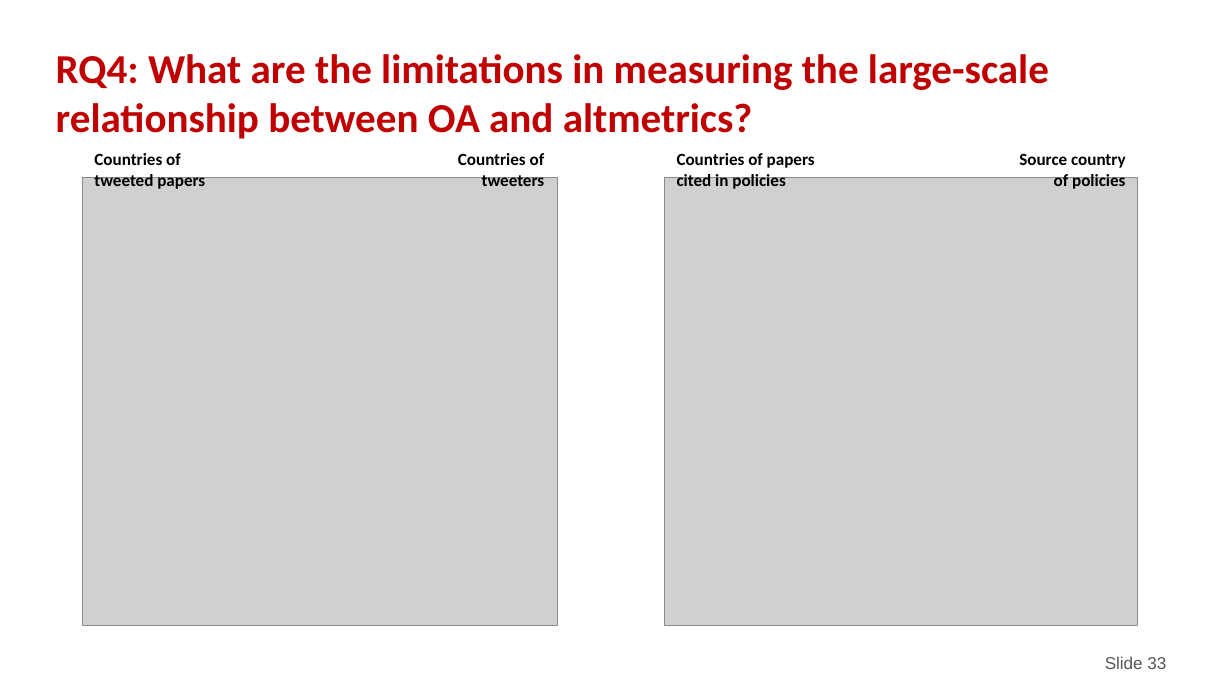
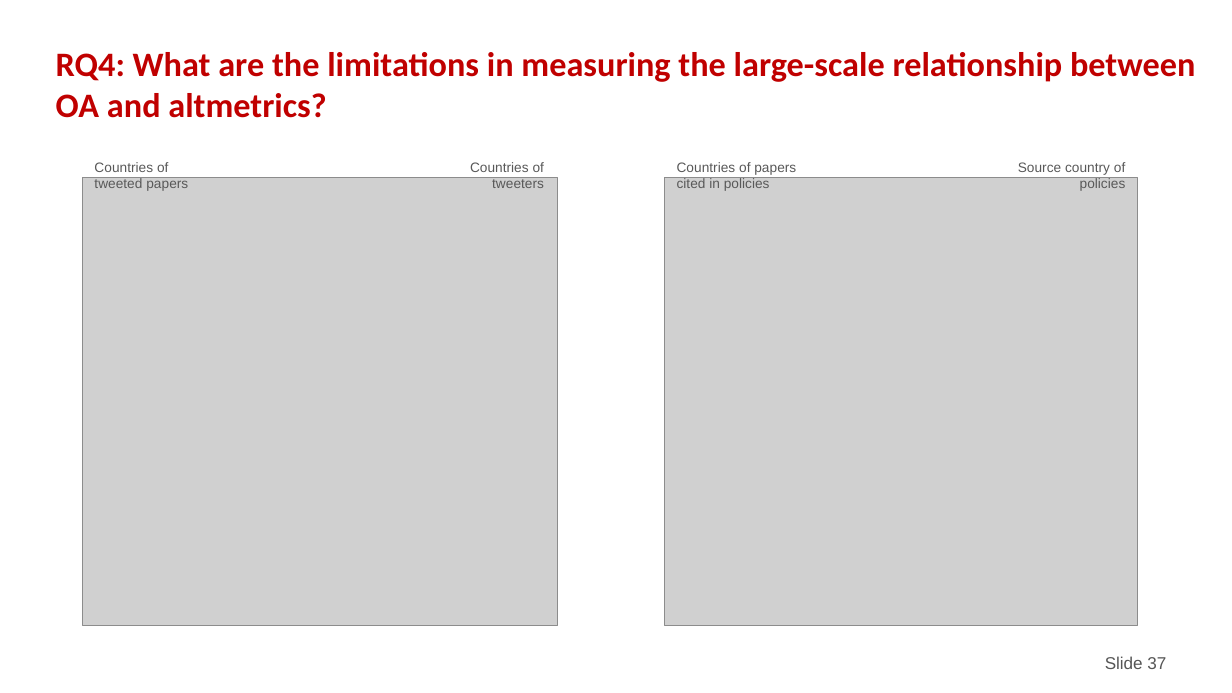
Before and after one commit to nicholasmfraser/oa_altmetrics_cwts, a slide deck: slide 37 of outputs/presentations/CWTS Seminar.pptx (slide 33 before the commit). Drawn at 1232x693 pixels with LibreOffice and Linux fonts; fonts in the diff are those of the drawing; grey boxes stand for pictures; background and template pictures are left out. Boxes give left, top, right and bottom in pixels: in the first picture for what was removed or moved away, otherwise in the second. Text is boxed around its words. In the diff, an @@ line names an element or a change of style, - is before the commit and + after.

```diff
--- a/outputs/presentations/CWTS Seminar.pptx
+++ b/outputs/presentations/CWTS Seminar.pptx
@@ text "RQ4: What are the limitations ..." at [56,52,1195,118]: size 24 to 20 pt @@
@@ text "Countries of tweeted papers": place and size @@
-text "Countries of tweeted papers" at [94,153,205,189]
+text "Countries of tweeted papers" at [94,162,188,191]
@@ text "Countries of tweeters": place and size @@
-text "Countries of tweeters" at [458,153,545,186]
+text "Countries of tweeters" at [470,162,544,188]
@@ text "Countries of papers cited in ...": place and size @@
-text "Countries of papers cited in ..." at [677,153,815,189]
+text "Countries of papers cited in ..." at [677,162,796,191]
@@ size 10 to 8 pt, font Calibri to Arial, text colour #000000 to #595959, bold off in 4 elements at [677,162,796,191], [94,162,188,191], [470,162,544,188], [1018,162,1126,191] @@
@@ text "Source country of policies": place and size @@
-text "Source country of policies" at [1019,153,1126,189]
+text "Source country of policies" at [1018,162,1126,191]
@@ page number at [1105,656,1166,669]: text changed @@
-Slide 33
+Slide 37
```
Also in this commit, not shown: 27 other slides changed, 7 slides added, 6 slides removed, 1 other file.
